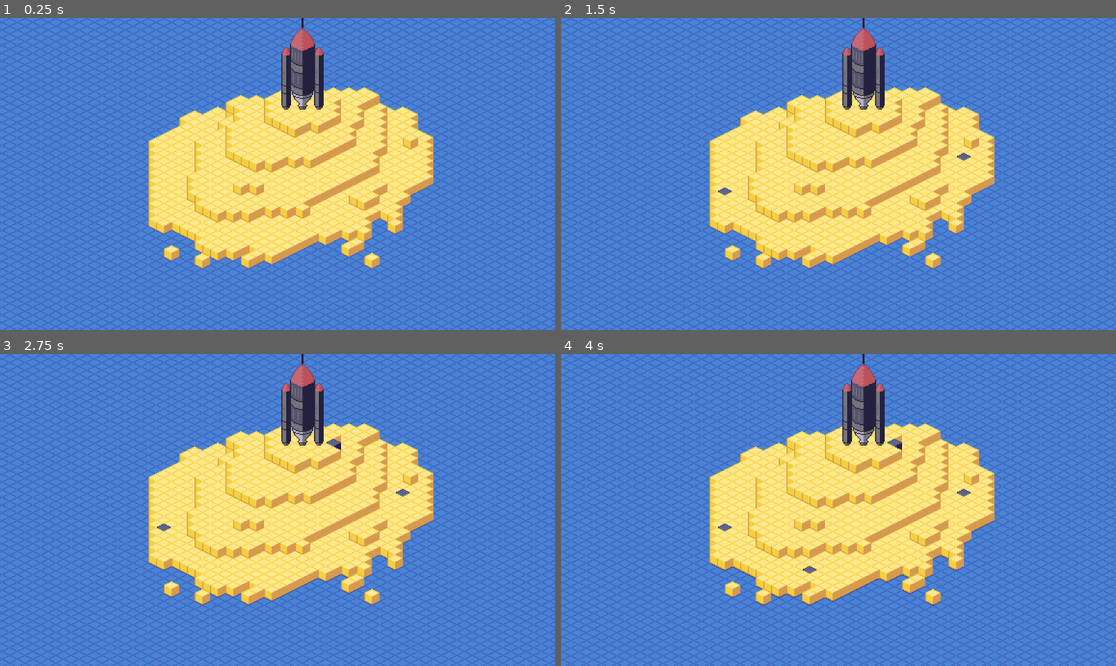
Above: before the commit, frames 1-4 (two rows, left to right).
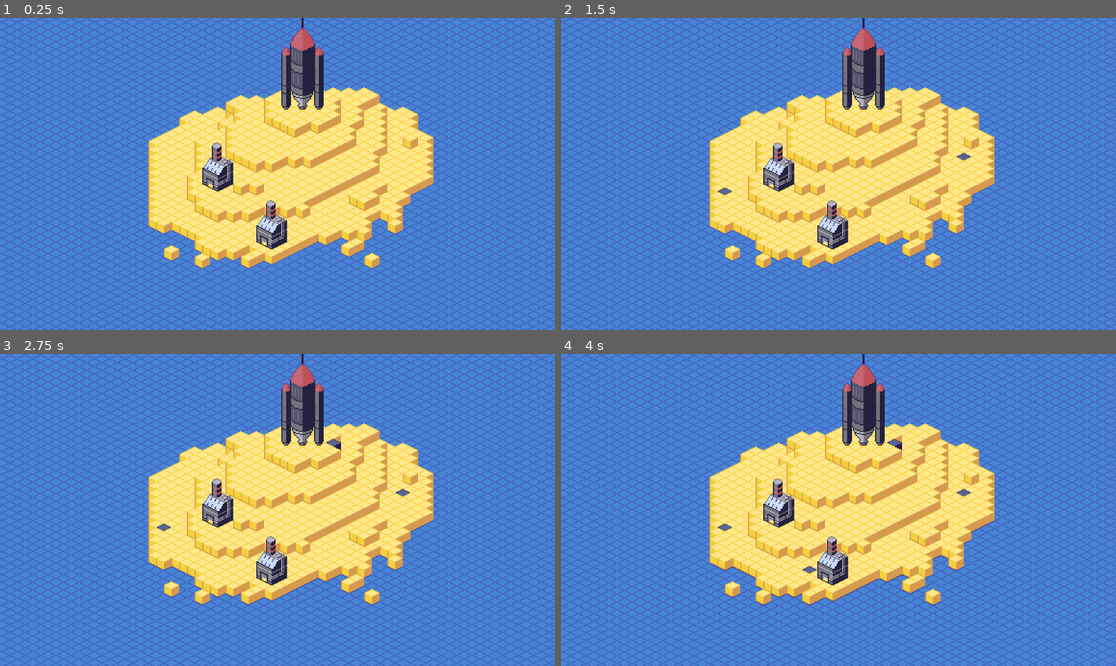
Above: after the commit, the same moments.

Repository: paul-maxime/rocket-of-sand
Game: Godot game, scene res://scenes/Island.tscn
Two runs of this game, one before a commit and one after it. Both use one fixed random seed, a clock stepped at 60 frames per second and the inputs below.
Inputs (mouse positions are in pixels of both pictures, inside the frame that each line leads up to):
- Up to frame 1 (0.25 s): no input
- Up to frame 2 (1.5 s): move the mouse to (960, 158) at 0.52 s; click (960, 158) at 0.67 s; move the mouse to (727, 189) at 1.27 s; click (727, 189) at 1.42 s
- Up to frame 3 (2.75 s): move the mouse to (333, 441) at 2.02 s; click (333, 441) at 2.17 s
- Up to frame 4 (4 s): move the mouse to (810, 572) at 2.77 s; click (810, 572) at 2.92 s; move the mouse to (1005, 556) at 3.52 s; click (1005, 556) at 3.67 s

The runs differ from the first frame. In frame 1, 1.2% of the frame differs, in the area x 36-52%, y 39-75%; in frame 2, 1.2%; in frame 3, 1.2%; in frame 4, 1.2%.

Commit message:
Sprite: update factory and add a placeholder to the scene

Diff:
--- a/scenes/Island.tscn
+++ b/scenes/Island.tscn
@@ -8,6 +8,7 @@
 [ext_resource type="Texture2D" uid="uid://co1dhywe57swo" path="res://resources/rocket.png" id="4_2y4em"]
 [ext_resource type="Script" path="res://scripts/EventManager.gd" id="6_7xm2o"]
 [ext_resource type="Script" path="res://scripts/BuildingManager.gd" id="6_abe2r"]
+[ext_resource type="Texture2D" uid="uid://b7ns77m4ueyg8" path="res://resources/factory.png" id="9_th5ef"]
 
 [sub_resource type="TileSetAtlasSource" id="TileSetAtlasSource_47n1r"]
 texture = ExtResource("1_n6nwv")
@@ -103,3 +104,13 @@
 z_index = 10
 position = Vector2(16, -141)
 texture = ExtResource("4_2y4em")
+
+[node name="Factory" type="Sprite2D" parent="."]
+z_index = 10
+position = Vector2(-16, 36)
+texture = ExtResource("9_th5ef")
+
+[node name="Factory2" type="Sprite2D" parent="."]
+z_index = 10
+position = Vector2(-72, -24)
+texture = ExtResource("9_th5ef")
Binary file changed: resources/factory.aseprite
Binary file changed: resources/factory.png
Not shown: 1 places in scenes/Island.tscn that only renumber resources
